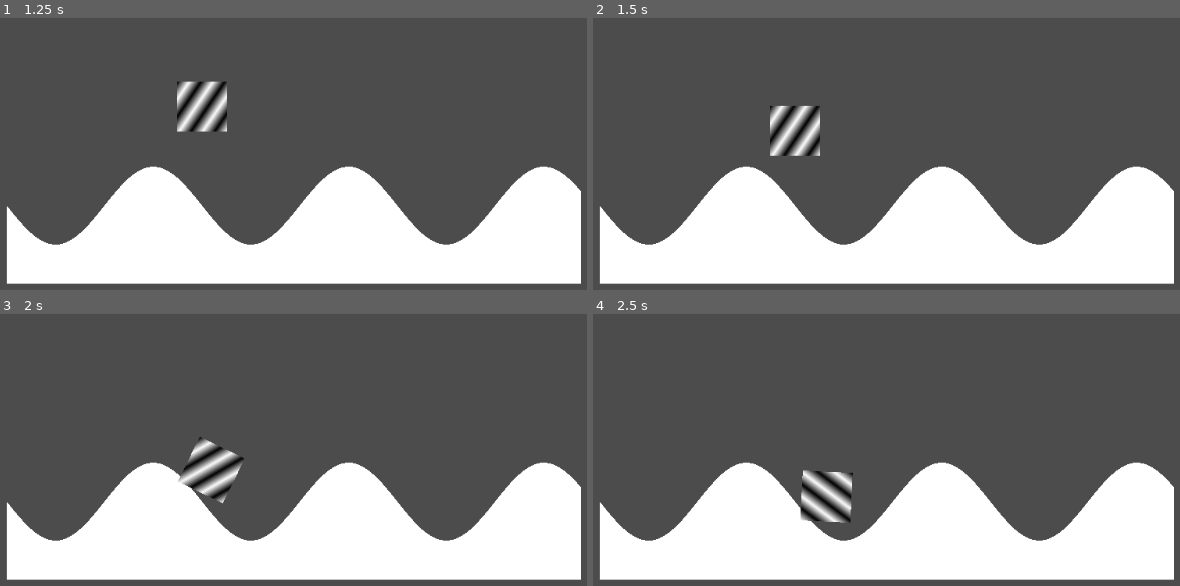
Above: before the commit, frames 1-4 (two rows, left to right).
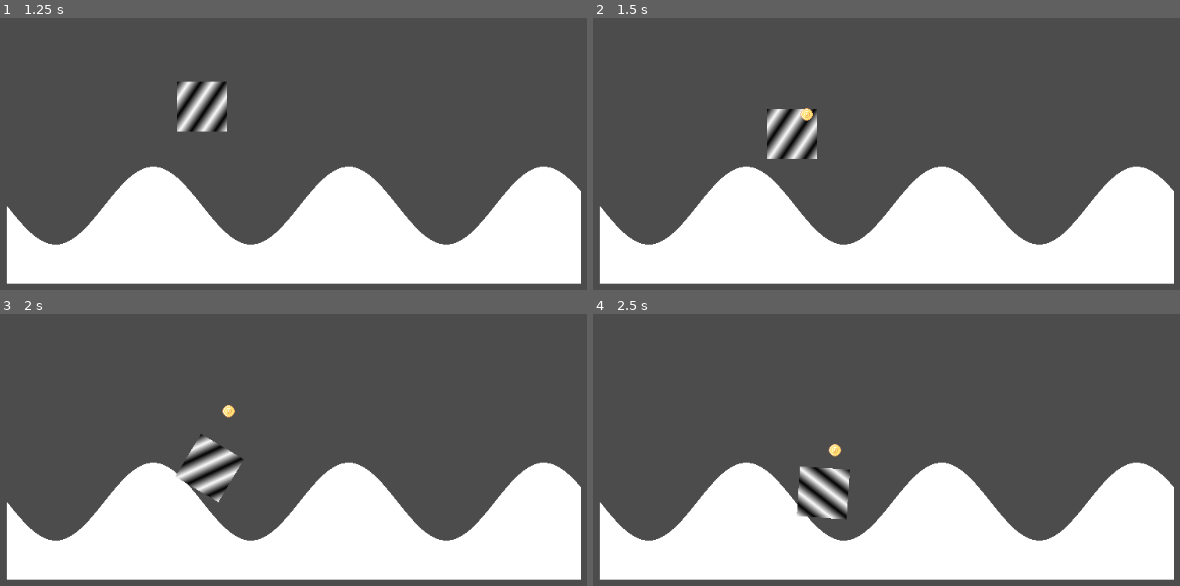
Above: after the commit, the same moments.

Repository: tokkoro/ggj23-juuret
Game: Godot game, scene res://terrain/terraingen-debug.tscn
Two runs of this game, one before a commit and one after it. Both use one fixed random seed, a clock stepped at 60 frames per second and the inputs below.
Inputs:
- Up to frame 1 (1.25 s): hold Space (throw, bound only after the commit) from 0.53 s (still down)
- Up to frame 2 (1.5 s): release Space (throw, bound only after the commit) at 1.28 s; tap Space (throw, bound only after the commit) at 1.35 s
- Up to frame 3 (2 s): no input
- Up to frame 4 (2.5 s): hold Space (throw, bound only after the commit) from 2.03 s (still down)

Frame 1 is identical in both runs. In frame 2, 0.4% of the frame differs, in the area x 29-39%, y 32-52%; in frame 3, 1.4%, in the area x 29-42%, y 33-70%; in frame 4, 1.2%.

Commit message:
FUUUUUUSION!

Diff:
--- a/project.godot
+++ b/project.godot
@@ -18,6 +18,18 @@
 
 common/drop_mouse_on_gui_input_disabled=true
 
+[input]
+
+throw={
+"deadzone": 0.5,
+"events": [ Object(InputEventKey,"resource_local_to_scene":false,"resource_name":"","device":0,"alt":false,"shift":false,"control":false,"meta":false,"command":false,"pressed":false,"scancode":0,"physical_scancode":32,"unicode":0,"echo":false,"script":null)
+ ]
+}
+
+[mono]
+
+project/assembly_name="Perunasota-terraingen"
+
 [physics]
 
 common/enable_pause_aware_picking=true
--- a/terrain/terraingen-debug.tscn
+++ b/terrain/terraingen-debug.tscn
@@ -1,6 +1,7 @@
-[gd_scene load_steps=6 format=2]
+[gd_scene load_steps=7 format=2]
 
 [ext_resource path="res://terrain/terraingen-node.tscn" type="PackedScene" id=1]
+[ext_resource path="res://Grenade/GrenadeThrow.tscn" type="PackedScene" id=2]
 
 [sub_resource type="Gradient" id=1]
 
@@ -23,13 +24,16 @@
 
 [node name="terraingen" parent="." instance=ExtResource( 1 )]
 
-[node name="RigidBody2D" type="RigidBody2D" parent="."]
+[node name="asdf" type="RigidBody2D" parent="."]
 position = Vector2( 250, -200 )
 
-[node name="Sprite" type="Sprite" parent="RigidBody2D"]
+[node name="GrenadeThrow" parent="asdf" instance=ExtResource( 2 )]
+z_index = 100
+
+[node name="Sprite" type="Sprite" parent="asdf"]
 texture = SubResource( 2 )
 
-[node name="CollisionShape2D" type="CollisionShape2D" parent="RigidBody2D"]
+[node name="CollisionShape2D" type="CollisionShape2D" parent="asdf"]
 shape = SubResource( 3 )
 
 [node name="StaticBody2D" type="StaticBody2D" parent="."]
